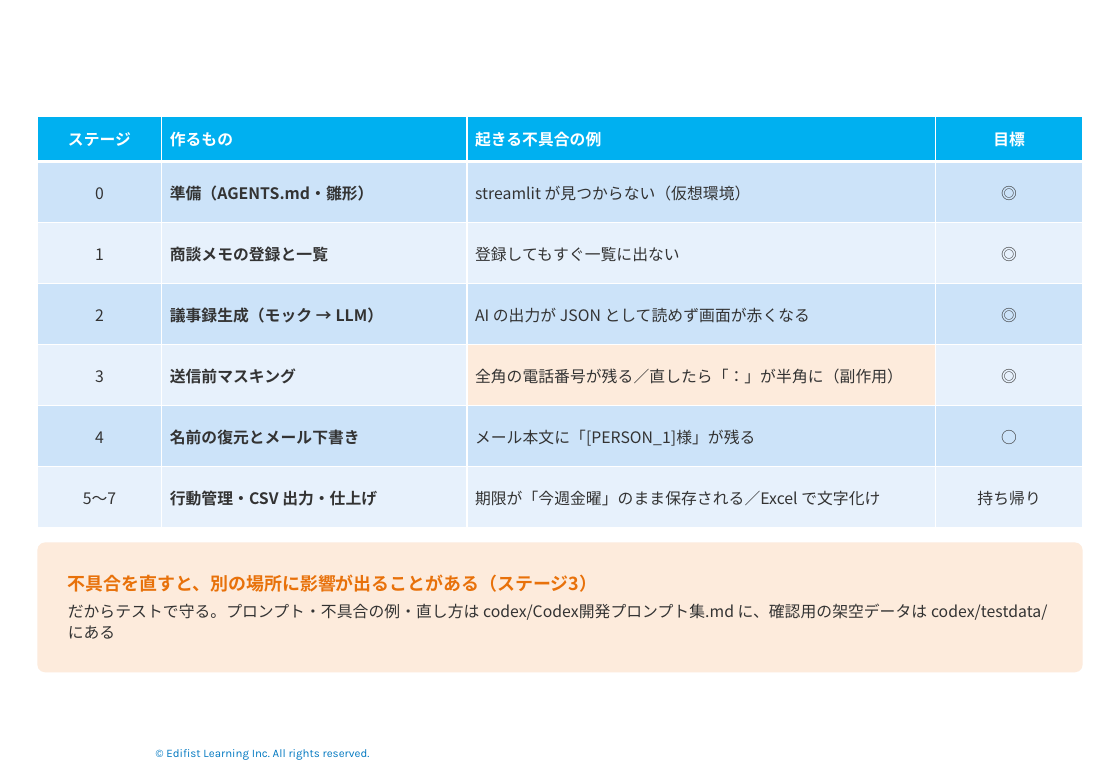
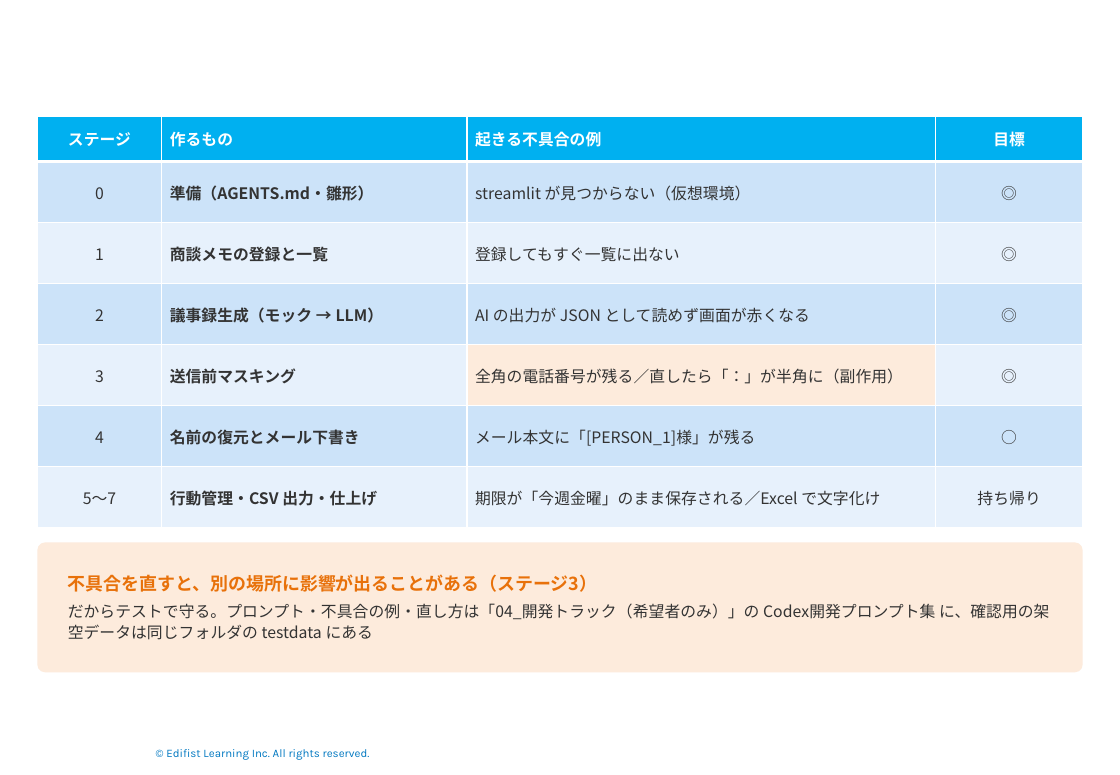
Before and after one commit to Takahashi-eiji-0708/work2026, a slide deck: slide 146 of slides/ソリューション営業のための生成AIセキュア活用実践.pptx. Drawn at 1120x775 pixels with LibreOffice and Linux fonts; fonts in the diff are those of the drawing; background and template pictures are left out. Boxes give left, top, right and bottom in pixels: in the first picture for what was removed or moved away, otherwise in the second. Text is boxed around its words. In the diff, an @@ line names an element or a change of style, - is before the commit and + after.

```diff
--- a/slides/ソリューション営業のための生成AIセキュア活用実践.pptx
+++ b/slides/ソリューション営業のための生成AIセキュア活用実践.pptx
@@ text in rounded rectangle at (68,603,1049,640): text changed @@
-だからテストで守る。プロンプト・不具合の例・直し方は codex/Codex開発プロンプト集.md に、確認用の架空データは codex/testdata/ にある
+だからテストで守る。プロンプト・不具合の例・直し方は「04_開発トラック（希望者のみ）」の Codex開発プロンプト集 に、確認用の架空データは同じフォルダの testdata にある
```
Also in this commit, not shown: 3 other slides changed, 16 other files.
